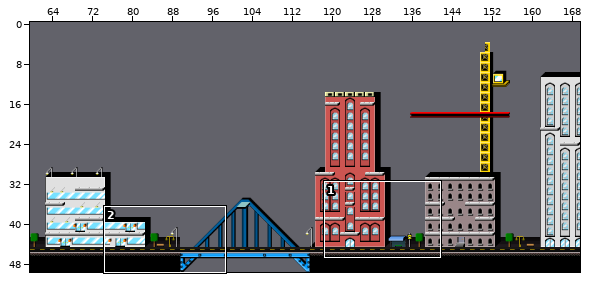
One commit to this Tiled map (JSON): phaser/DinoPixel/assets/tileMaps/stage.json. The picture above shows the old version from afar; the outline marks the close-up.
Close-up. The starting point:
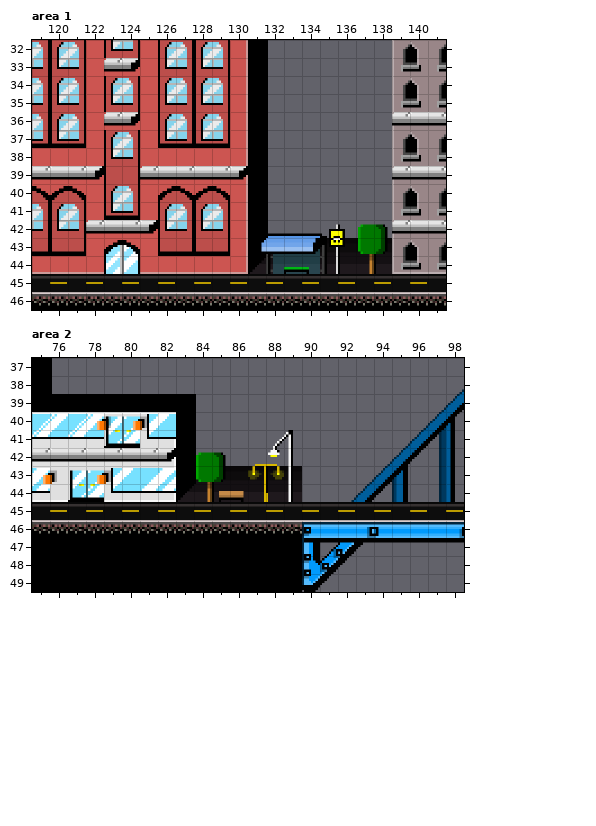
Cells are 32x32 px. Shown: area 1 x 119..141, y 32..46; area 2 x 75..98, y 37..49. The commit also changed other parts of the map, which this record leaves out.
Now the later version:
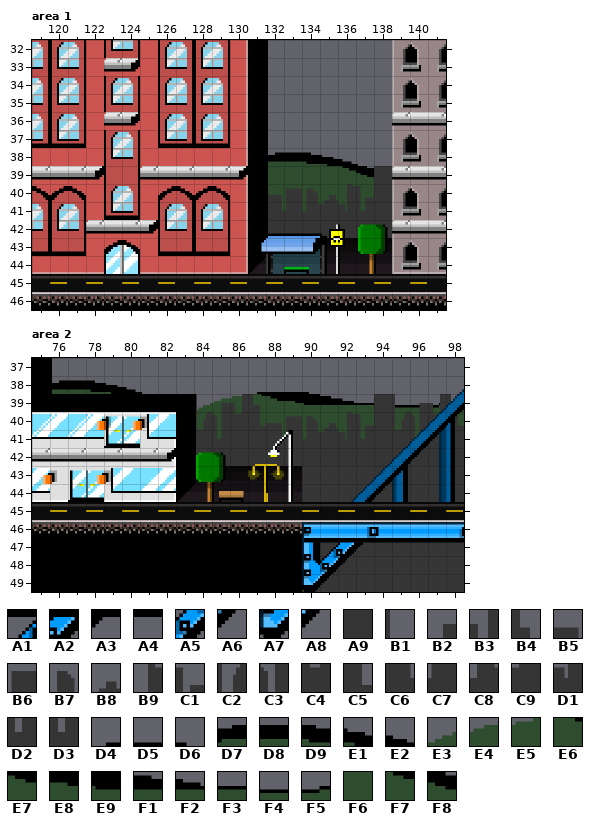
Key: from "cityThings": A1 417, A2 418, A3 419, A4 420, A5 449, A6 450, A7 480, A8 481, A9 1243, B1 1244, B2 1245, B3 1246, B4 1247, B5 1269, B6 1270, B7 1271, B8 1272, B9 1273, C1 1274, C2 1276, C3 1277, C4 1278, C5 1279, C6 1301, C7 1302, C8 1303, C9 1304, D1 1305, D2 1306, D3 1309, D4 1543, D5 1544, D6 1546, D7 1560, D8 1561, D9 1562, E1 1563, E2 1564, E3 1572, E4 1573, E5 1574, E6 1575, E7 1576, E8 1577, E9 1578, F1 1579, F2 1580, F3 1581, F4 1583, F5 1585, F6 1589, F7 1596, F8 1597.
__ is an empty cell.
Tiles replaced or removed in this view: A1, A2, A3, A4, A5, A6, A7, A8.
Tiles of an added or newly shown layer are drawn over the layers below it.
The edit:
Changed rows in their new state; .. is an unchanged cell.
Layer "bg2" (added), area 1:
first column x 132:
38 D7 D8 D9 E1 E2 ..
39 F6 F6 F6 F6 F7 F8
40 F6 F6 F6 F6 F6 F6
41 F6 F6 F6 F6 F6 F6
Layer "bg1" (added), area 1:
first column x 132:
39 .. .. .. .. .. .. A9
40 B5 B6 B7 B8 B9 C1 A9
41 C6 C7 C8 C9 D1 D2 A9
42 A9 A9 A9 A9 A9 A9 A9
Layer "bg2" (added), area 2:
first column x 76:
38 D7 D8 D9 E1 E2 .. .. .. .. .. .. D4 D5 D5 D6 .. .. .. .. .. .. .. ..
39 .. .. .. .. .. .. .. .. E3 E4 E5 E6 E7 E8 E9 F1 F2 F3 .. F4 F4 F5 F3
40 .. .. .. .. .. .. .. .. F6 F6 F6 F6 F6 F6 F6 F6 F6 F6 .. F6 F6 F6 F6
41 .. .. .. .. .. .. .. .. .. F6 .. .. F6 F6 F6 F6 F6 F6 .. .. F6 .. ..
Layer "bg1" (added), area 2:
first column x 84:
39 B1 B2 B3 B4 .. .. .. .. .. .. A9 B1 B2 B3 B4
40 C2 C3 C4 C5 B5 B6 B7 B8 B9 C1 A9 C2 C3 C4 C5
41 A9 D3 A9 A9 C6 C7 C8 C9 D1 D2 A9 A9 D3 A9 A9
42 A9 A9 A9 A9 A9 A9 A9 A9 A9 A9 A9 A9 A9 A9 A9
Layer "Camada de Tiles 1", area 2:
first column x 90:
43 A9 A9 A9 A9 A9 A9 A9 A9 A9
44 A9 A9 A9 A9 A9 A9 A9 A9 A9
47 .. A9 A9 A9 A9 A9 A9 A9 A9
48 .. A9 A9 A9 A9 A9 A9 A9 A9
49 A9 A9 A9 A9 A9 A9 A9 A9 A9
Layer "Camada de Tiles 2", area 2:
first column x 90:
47 .. A1 A2 A3 A4 A4 A4 A4 A4
48 .. A5 A6 .. .. .. .. .. ..
49 A7 A8 .. .. .. .. .. .. ..
